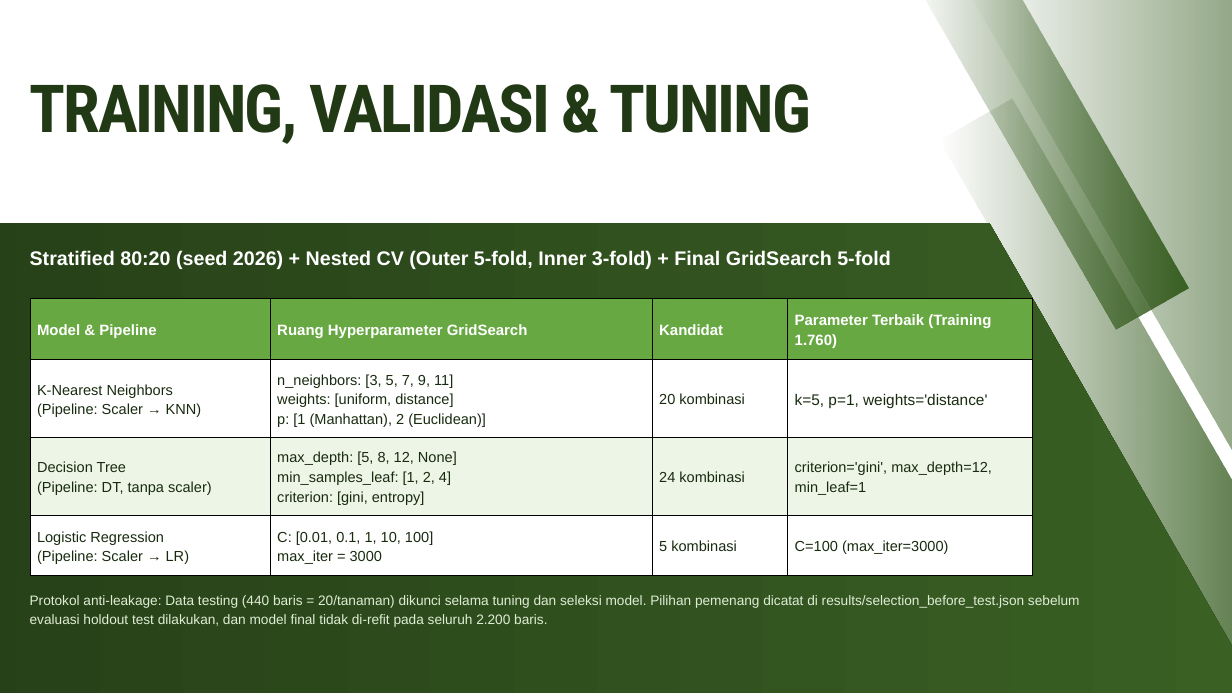
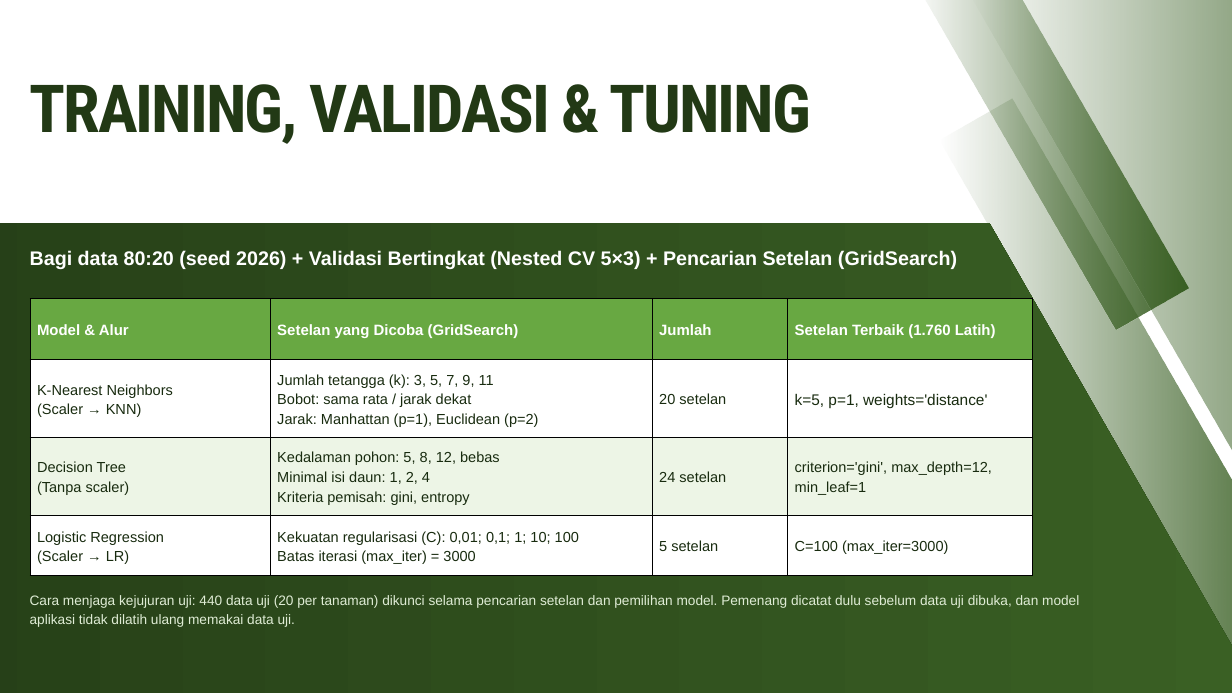
Before and after one commit to mikhailazka-dotcom/ML2026_TEK1302_Kelompok7_TunasMatch, a slide deck: slide 11 of presentation/Laporan_Proyek_Tanaman.pptx. Drawn at 1232x693 pixels with LibreOffice and Linux fonts; fonts in the diff are those of the drawing. Boxes give left, top, right and bottom in pixels: in the first picture for what was removed or moved away, otherwise in the second. Text is boxed around its words. In the diff, an @@ line names an element or a change of style, - is before the commit and + after.

```diff
--- a/presentation/Laporan_Proyek_Tanaman.pptx
+++ b/presentation/Laporan_Proyek_Tanaman.pptx
@@ text at <box>30,250,957,269</box>: text changed @@
-Stratified 80:20 (seed 2026) + Nested CV (Outer 5-fold, Inner 3-fold) + Final GridSearch 5-fold
+Bagi data 80:20 (seed 2026) + Validasi Bertingkat (Nested CV 5×3) + Pencarian Setelan (GridSearch)
@@ table at <box>30,298,1032,575</box> @@
-row 1: Model & Pipeline | Ruang Hyperparameter GridSearch | Kandidat | Parameter Terbaik (Training 1.760)
+row 1: Model & Alur | Setelan yang Dicoba (GridSearch) | Jumlah | Setelan Terbaik (1.760 Latih)
-row 2: K-Nearest Neighbors / (Pipeline: Scaler → KNN) | n_neighbors: [3, 5, 7, 9, 11] / weights: [uniform, distance] / p: [1 (Manhattan), 2 (Euclidean)] | 20 kombinasi | k=5, p=1, weights='distance'
+row 2: K-Nearest Neighbors / (Scaler → KNN) | Jumlah tetangga (k): 3, 5, 7, 9, 11 / Bobot: sama rata / jarak dekat / Jarak: Manhattan (p=1), Euclidean (p=2) | 20 setelan | k=5, p=1, weights='distance'
-row 3: Decision Tree / (Pipeline: DT, tanpa scaler) | max_depth: [5, 8, 12, None] / min_samples_leaf: [1, 2, 4] / criterion: [gini, entropy] | 24 kombinasi | criterion='gini', max_depth=12, min_leaf=1
+row 3: Decision Tree / (Tanpa scaler) | Kedalaman pohon: 5, 8, 12, bebas / Minimal isi daun: 1, 2, 4 / Kriteria pemisah: gini, entropy | 24 setelan | criterion='gini', max_depth=12, min_leaf=1
-row 4: Logistic Regression / (Pipeline: Scaler → LR) | C: [0.01, 0.1, 1, 10, 100] / max_iter = 3000 | 5 kombinasi | C=100 (max_iter=3000)
+row 4: Logistic Regression / (Scaler → LR) | Kekuatan regularisasi (C): 0,01; 0,1; 1; 10; 100 / Batas iterasi (max_iter) = 3000 | 5 setelan | C=100 (max_iter=3000)
@@ text at <box>30,595,1079,627</box>: text changed @@
-Protokol anti-leakage: Data testing (440 baris = 20/tanaman) dikunci selama tuning dan seleksi model. Pilihan pemenang dicatat di results/selection_before_test.json sebelum evaluasi holdout test dilakukan, dan model final tidak di-refit pada seluruh 2.200 baris.
+Cara menjaga kejujuran uji: 440 data uji (20 per tanaman) dikunci selama pencarian setelan dan pemilihan model. Pemenang dicatat dulu sebelum data uji dibuka, dan model aplikasi tidak dilatih ulang memakai data uji.
```
Also in this commit, not shown: 16 other slides changed, 5 other files.
